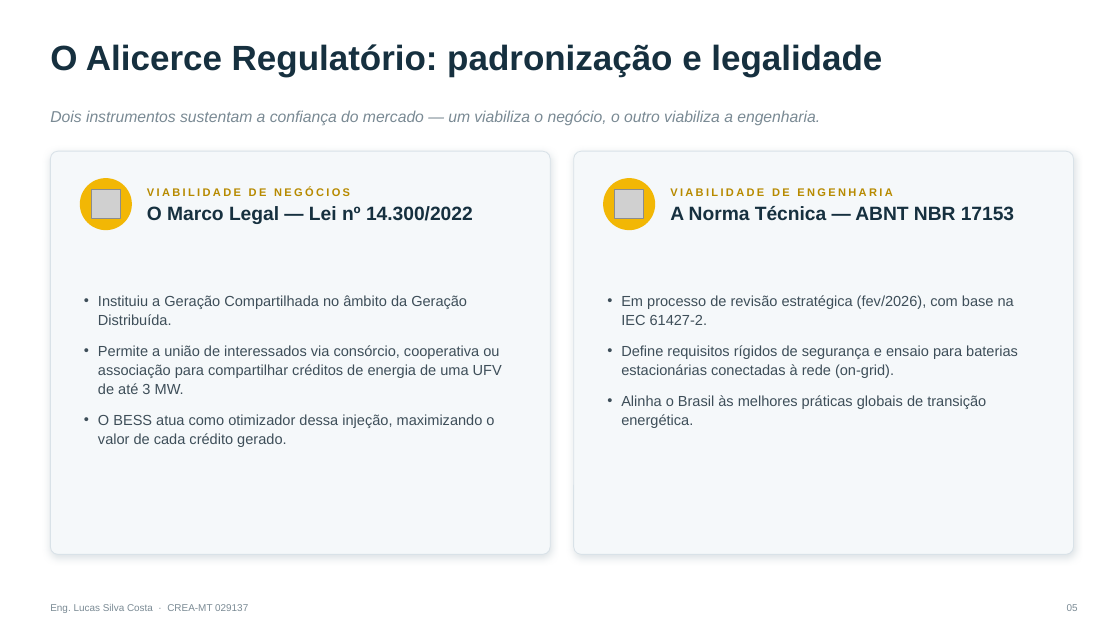
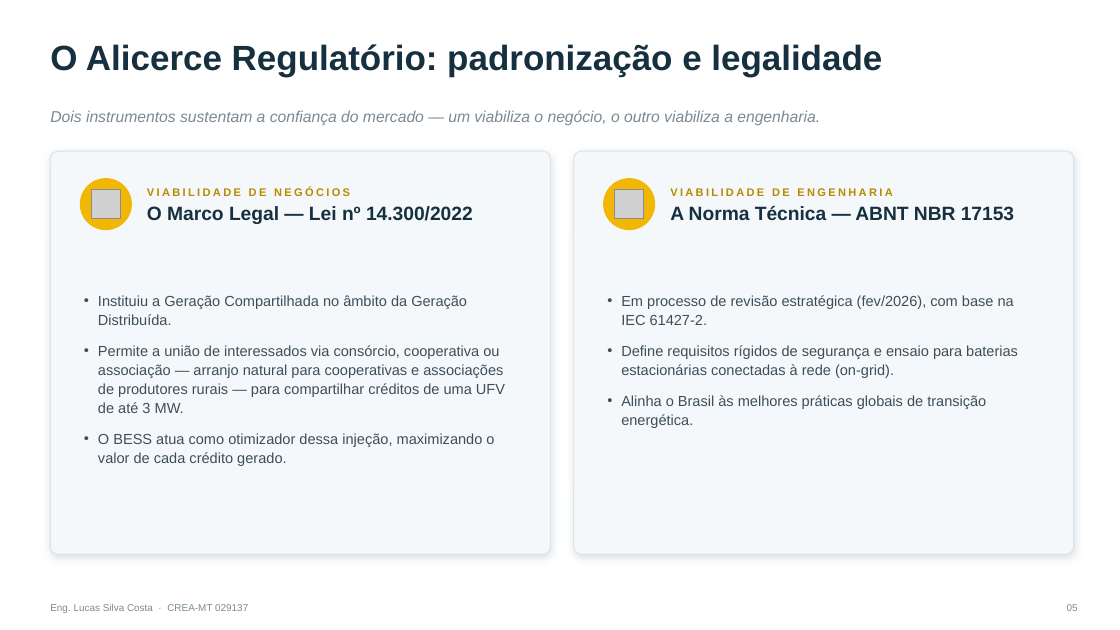
Before and after one commit to Lucas200988/sonare-crm, a slide deck: slide 5 of apresentacoes/BESS_Brasil_Lucas_Silva_Costa.pptx. Drawn at 1120x630 pixels with LibreOffice and Linux fonts; fonts in the diff are those of the drawing; grey boxes stand for pictures. Boxes give left, top, right and bottom in pixels: in the first picture for what was removed or moved away, otherwise in the second. Text is boxed around its words. In the diff, an @@ line names an element or a change of style, - is before the commit and + after.

```diff
--- a/apresentacoes/BESS_Brasil_Lucas_Silva_Costa.pptx
+++ b/apresentacoes/BESS_Brasil_Lucas_Silva_Costa.pptx
@@ text at (98,345,505,413): text changed @@
-• Permite a união de interessados via consórcio, cooperativa ou associação para compartilhar créditos de energia de uma UFV de até 3 MW.
+• Permite a união de interessados via consórcio, cooperativa ou associação — arranjo natural para cooperativas e associações de produtores rurais — para compartilhar créditos de uma UFV de até 3 MW.
```
Also in this commit, not shown: 7 other slides changed.
